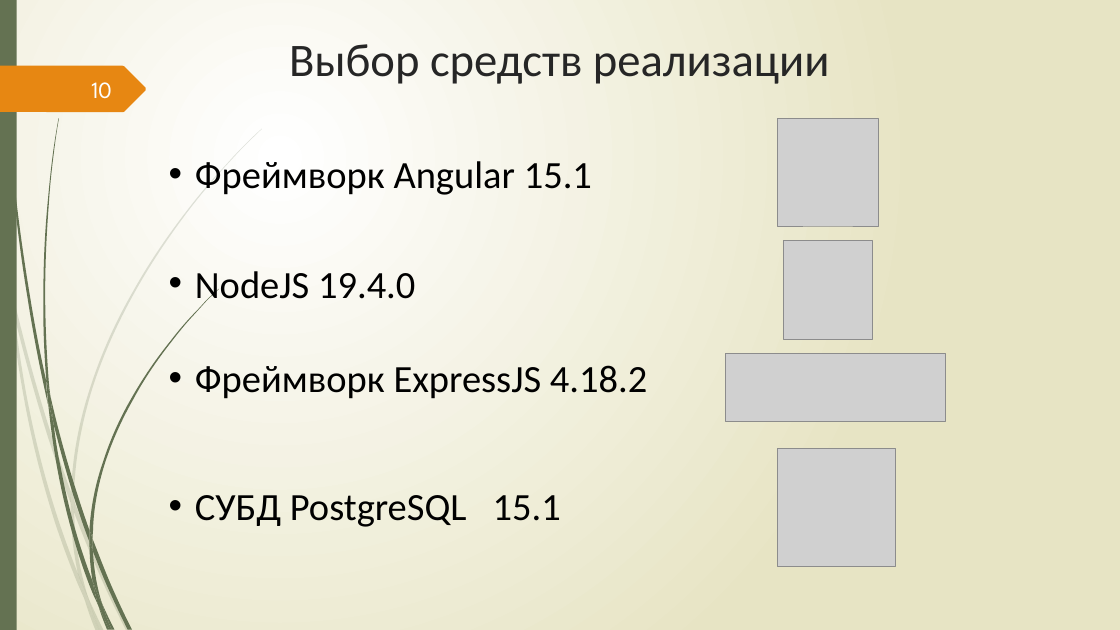
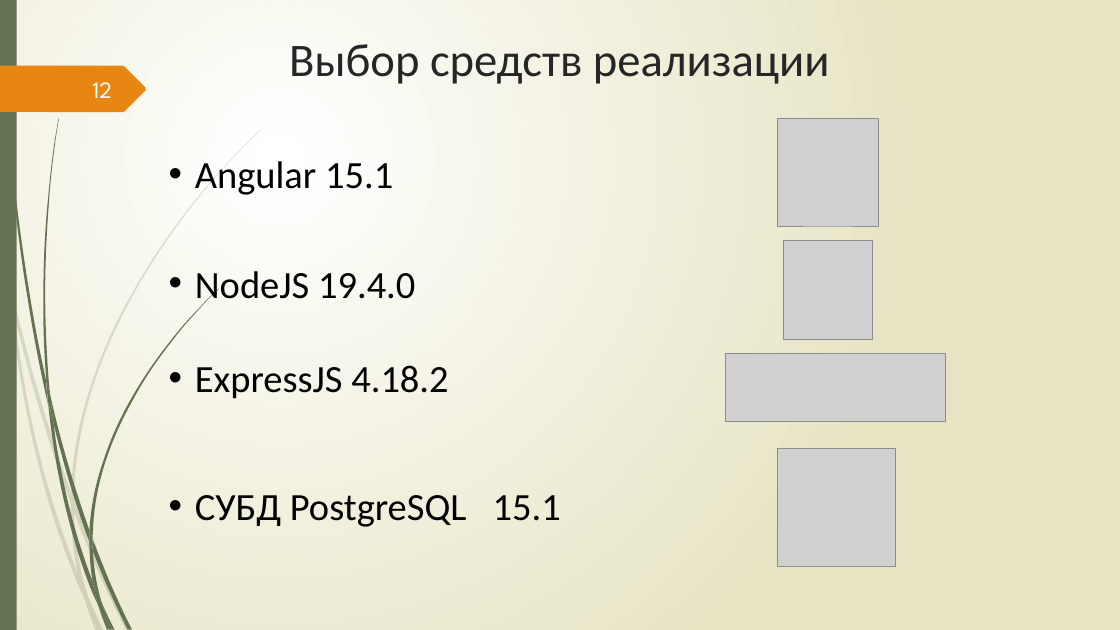
Before and after one commit to Csar9000/Quality-of-life-assessment-system, a slide deck: slide 12 of Документы/Презентация ВКР.pptx (slide 10 before the commit). Drawn at 1120x630 pixels with LibreOffice and Linux fonts; fonts in the diff are those of the drawing; grey boxes stand for pictures. Boxes give left, top, right and bottom in pixels: in the first picture for what was removed or moved away, otherwise in the second. Text is boxed around its words. In the diff, an @@ line names an element or a change of style, - is before the commit and + after.

```diff
--- a/Документы/Презентация ВКР.pptx
+++ b/Документы/Презентация ВКР.pptx
@@ page number at (92,82,112,98): text changed @@
-10
+12
@@ text at (195,161,393,195): text changed @@
-• Фреймворк Angular 15.1
+• Angular 15.1
@@ text at (195,365,448,399): text changed @@
-• Фреймворк ExpressJS 4.18.2
+• ExpressJS 4.18.2
```
Also in this commit, not shown: 10 other slides changed, 2 slides added, 2 other files.
